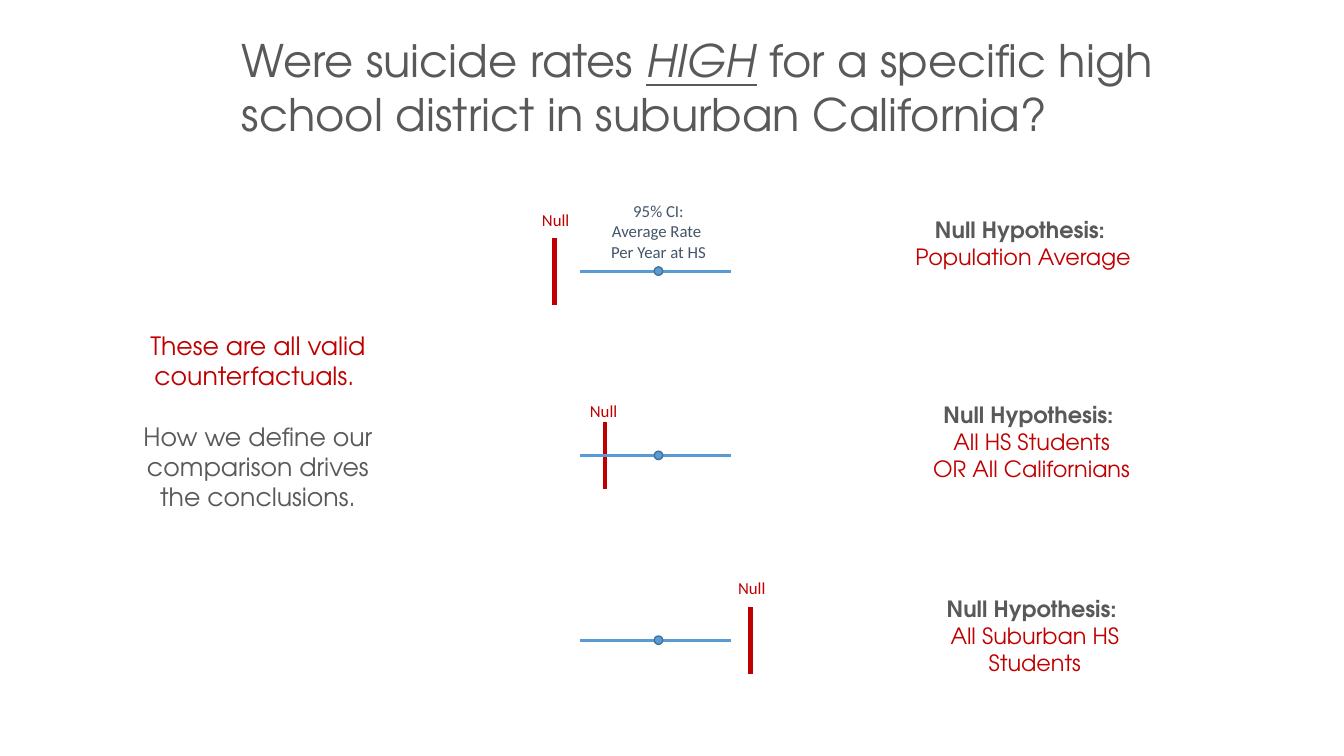
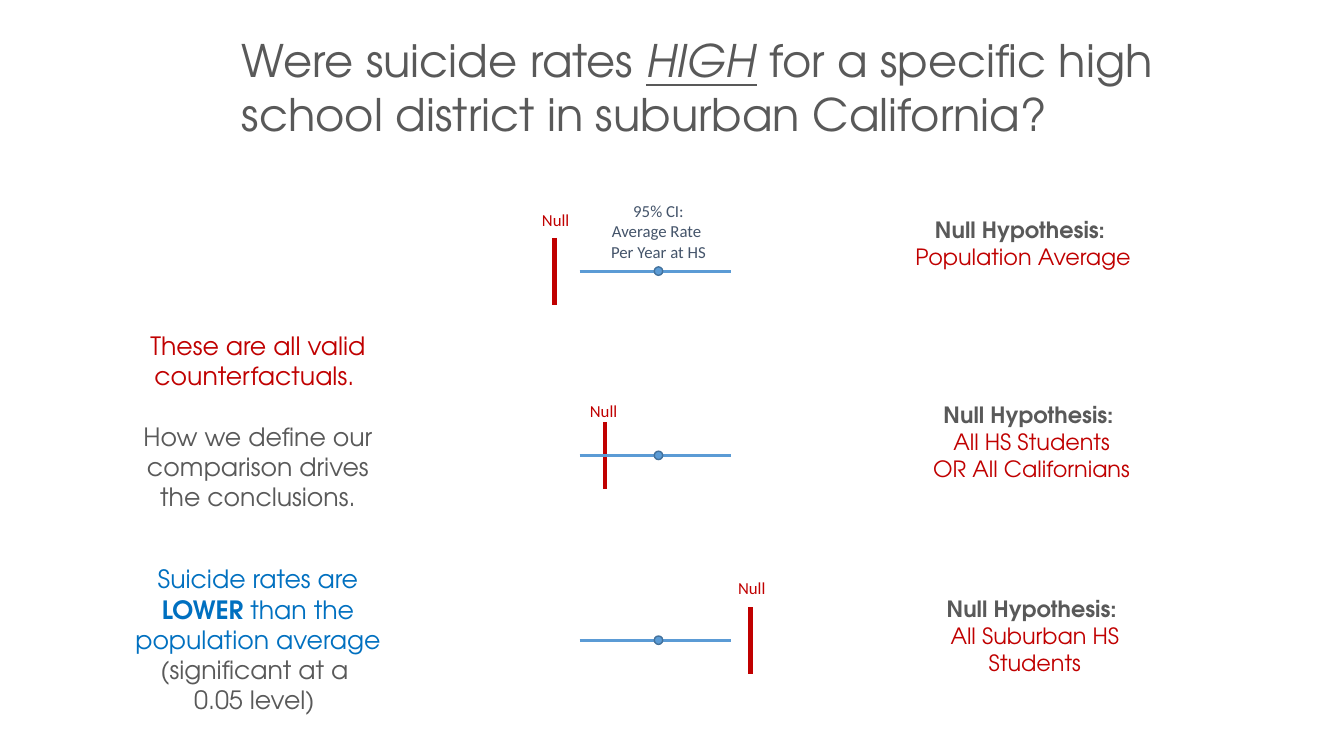
Before and after one commit to DS4PS/cpp-524-spr-2020, a slide deck: slide 30 of lectures/p-01-intro-to-counterfactuals.pptx. Drawn at 1344x756 pixels with LibreOffice and Linux fonts; fonts in the diff are those of the drawing. Boxes give left, top, right and bottom in pixels: in the first picture for what was removed or moved away, otherwise in the second. Text is boxed around its words. In the diff, an @@ line names an element or a change of style, - is before the commit and + after.

```diff
--- a/lectures/p-01-intro-to-counterfactuals.pptx
+++ b/lectures/p-01-intro-to-counterfactuals.pptx
@@ text added at [135,569,380,715], 18 pt, text #0070C0 @@
+Suicide rates are LOWER than the population average
+(significant at a
+0.05 level)
```
Also in this commit, not shown: 1 other slide changed, 14 slides added, 6 other files.
